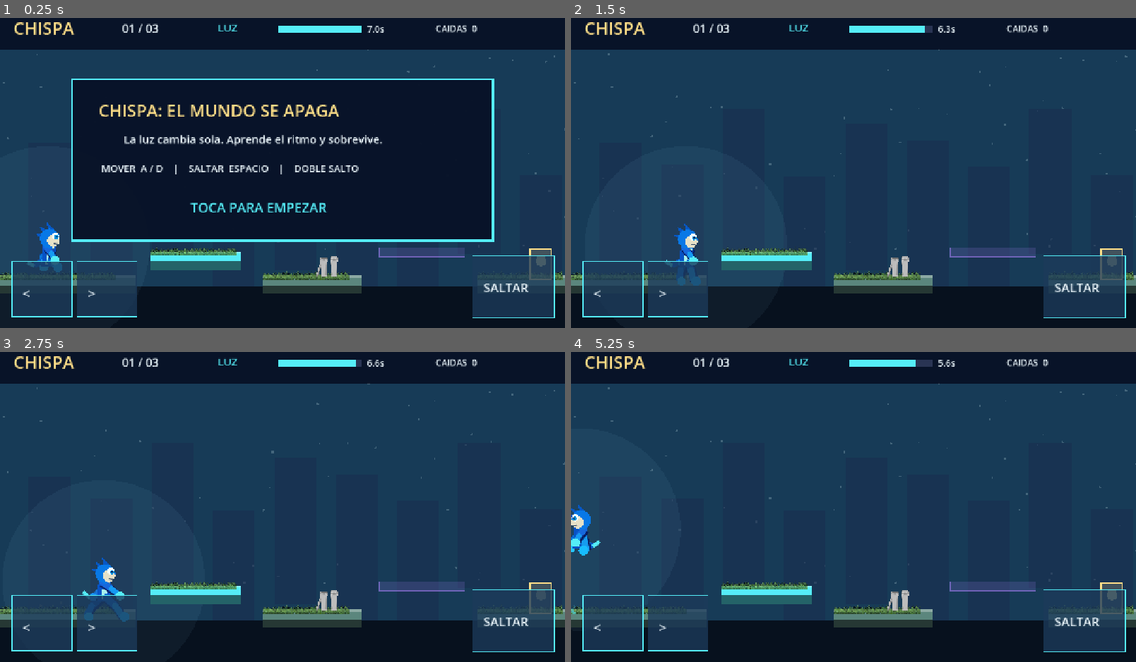
Above: before the commit, frames 1-4 (two rows, left to right).
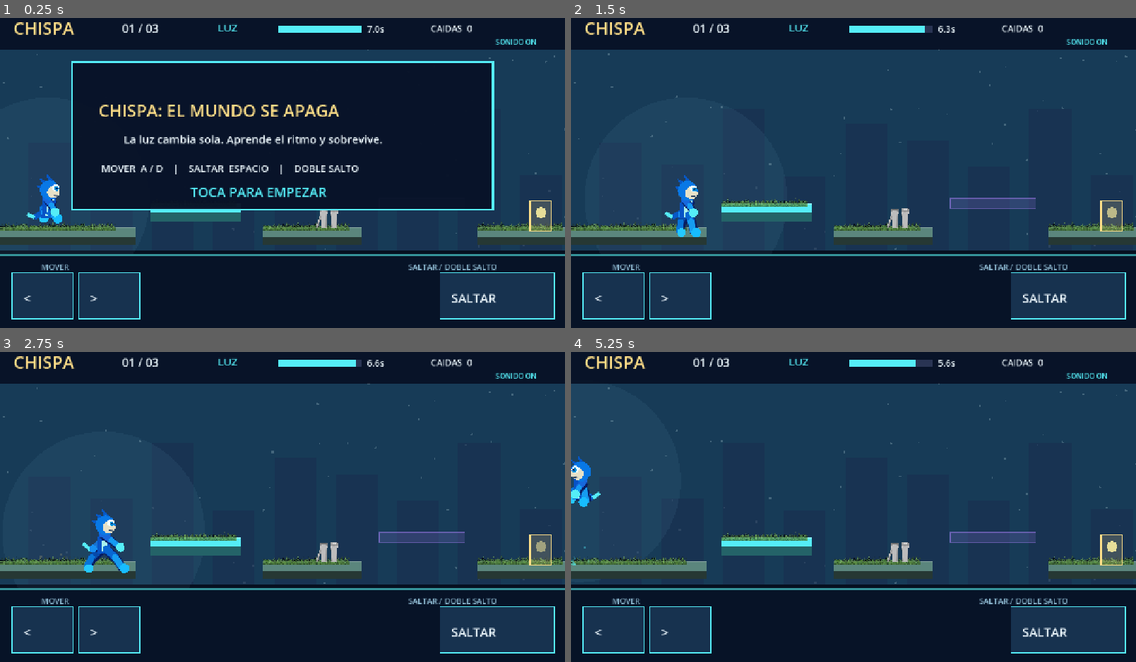
Above: after the commit, the same moments.

Repository: GGastoNN/chispagame
Game: Godot game, scene res://main.tscn
The game is run twice, just before and just after one commit, with the same random seed, the same clock (stepped at 60 frames per second) and the same inputs.
Inputs (mouse positions are in pixels of both pictures, inside the frame that each line leads up to):
- Up to frame 1 (0.25 s): no input
- Up to frame 2 (1.5 s): tap Enter at 0.5, 0.6 s; move the mouse to (977, 154) at 0.52 s; hold D 0.53-1.25 s; click (977, 154) at 0.67 s; tap Space at 0.77 s; tap R at 0.8 s; drag from (740, 185) to (825, 231) at 1.27 s
- Up to frame 3 (2.75 s): move the mouse to (339, 432) at 2.02 s; hold D from 2.03 s (still down); tap Enter at 2.1 s; click (339, 432) at 2.17 s; tap R at 2.3 s
- Up to frame 4 (5.25 s): release D at 2.75 s; drag from (825, 565) to (684, 457) at 2.77 s; move the mouse to (1023, 550) at 3.52 s; hold A 3.53-4.25 s; tap Enter at 3.6, 5.1 s; click (1023, 550) at 3.67 s; tap Space at 3.77, 5 s; tap R at 3.8 s; drag from (684, 457) to (768, 423) at 4.27 s; move the mouse to (881, 503) at 5.02 s; hold A from 5.03 s (still down); click (881, 503) at 5.17 s

The runs differ from the first frame. In frame 1, 28% of the frame differs, in the area x 0-100%, y 2-98%; in frame 2, 19%; in frame 3, 19%; in frame 4, 19%.

Commit message:
Add files via upload

Diff:
--- a/project.godot
+++ b/project.godot
@@ -8,8 +8,10 @@
 [display]
 window/size/viewport_width=1280
 window/size/viewport_height=720
+window/size/window_width_override=1280
+window/size/window_height_override=720
 window/stretch/mode="canvas_items"
-window/handheld/orientation=1
+window/handheld/orientation=0
 
 [rendering]
 renderer/rendering_method="gl_compatibility"
--- a/scripts/game.gd
+++ b/scripts/game.gd
@@ -2,6 +2,8 @@
 # CHISPA PRO - auto-cycling light world, articulated hero, deterministic 2D physics.
 const W := 1280.0
 const H := 720.0
+const PLAY_BOTTOM := 554.0
+const WORLD_RAISE := 110.0
 const PW := 44.0
 const PH := 86.0
 const RUN := 350.0
@@ -52,8 +54,44 @@
 var transition := 0.0
 var best_level := 1
 var starfield: Array = []
+var sfx: Dictionary = {}
+var muted := false
+var warning_played := false
+const SFX = {
+ "jump": preload("res://audio/jump.wav"),
+ "double": preload("res://audio/double_jump.wav"),
+ "land": preload("res://audio/land.wav"),
+ "light": preload("res://audio/phase_light.wav"),
+ "dark": preload("res://audio/phase_dark.wav"),
+ "warning": preload("res://audio/danger.wav"),
+ "lose": preload("res://audio/lose.wav"),
+ "win": preload("res://audio/win.wav"),
+ "start": preload("res://audio/start.wav")
+}
+
+func play_sfx(name: String) -> void:
+ if muted or not sfx.has(name):
+  return
+ var player: AudioStreamPlayer = sfx[name]
+ player.stop()
+ player.play()
+
 
 func _ready() -> void:
+ # Keep the entire playable world above the dedicated touch-control bar.
+ for stage in levels:
+  for platform in stage["platforms"]:
+   platform[1] = int(platform[1]) - int(WORLD_RAISE)
+  for hazard in stage["hazards"]:
+   hazard[1] = int(hazard[1]) - int(WORLD_RAISE)
+  stage["spawn"] = stage["spawn"] - Vector2(0, WORLD_RAISE)
+  stage["goal"] = stage["goal"] - Vector2(0, WORLD_RAISE)
+ for name in SFX:
+  var player := AudioStreamPlayer.new()
+  player.stream = SFX[name]
+  player.volume_db = -6.0 if name == "land" else -3.0
+  add_child(player)
+  sfx[name] = player
  var rng := RandomNumberGenerator.new()
  rng.seed = 99477
  for i in range(56):
@@ -69,6 +107,7 @@
  buffer = 0.0
  air_jump = true
  phase_timer = 0.0
+ warning_played = false
  phase_light = true
  phase_grace = 0.0
  run_cycle = 0.0
@@ -83,6 +122,7 @@
   deaths = 0
  state = 1
  reset_level()
+ play_sfx("start")
 
 func platform_enabled(item: Array) -> bool:
  return int(item[3]) == 0 or (int(item[3]) == 1) == phase_light
@@ -112,19 +152,27 @@
 func _input(e: InputEvent) -> void:
  if e is InputEventScreenTouch:
   if e.pressed:
+   if e.position.x > 1110 and e.position.y < 83:
+    muted = not muted
+    queue_redraw()
+    return
    touches[e.index] = e.position
    if state != 1:
     start()
-   elif e.position.x > 900 and e.position.y > 500:
+   elif e.position.x > 960 and e.position.y >= PLAY_BOTTOM:
     request_jump()
   else:
    touches.erase(e.index)
  elif e is InputEventScreenDrag:
   touches[e.index] = e.position
  elif e is InputEventMouseButton and e.button_index == MOUSE_BUTTON_LEFT and e.pressed:
+  if e.position.x > 1110 and e.position.y < 83:
+   muted = not muted
+   queue_redraw()
+   return
   if state != 1:
    start()
-  elif e.position.x > 900 and e.position.y > 500:
+  elif e.position.x > 960 and e.position.y >= PLAY_BOTTOM:
    request_jump()
 
 func _physics_process(dt: float) -> void:
@@ -145,9 +193,14 @@
   return
  elapsed += dt
  phase_timer += dt
+ if PHASE_SECONDS-phase_timer < WARN_SECONDS and not warning_played:
+  warning_played = true
+  play_sfx("warning")
  if phase_timer >= PHASE_SECONDS:
+  warning_played = false
   phase_timer -= PHASE_SECONDS
   phase_light = not phase_light
+  play_sfx("light" if phase_light else "dark")
   phase_grace = 0.20
   flash = 0.45
   shake = 2.0
@@ -157,7 +210,7 @@
  if Input.is_key_pressed(KEY_A) or Input.is_key_pressed(KEY_LEFT):move_axis -= 1
  if Input.is_key_pressed(KEY_D) or Input.is_key_pressed(KEY_RIGHT):move_axis += 1
  for pt in touches.values():
-  if pt.y > 495:
+  if pt.y >= PLAY_BOTTOM:
    if pt.x < 170: move_axis -= 1
    elif pt.x < 350: move_axis += 1
  move_axis = clampf(move_axis,-1,1)
@@ -172,6 +225,7 @@
   var first := coyote>0
   v.y = JUMP if first else JUMP*0.82
   if not first:air_jump = false
+  play_sfx("jump" if first else "double")
   coyote = 0
   grounded = false
   buffer = 0
@@ -195,13 +249,14 @@
    air_jump = true
    if not was_grounded:
     land_bounce = 0.25
+    play_sfx("land")
     shake = 2
     make_sparks(p+Vector2(PW/2,PH),10,GOLD)
    break
  if not grounded and was_grounded: coyote = 0.11
  if grounded and absf(v.x)>30:run_cycle += absf(v.x)*dt*0.038
  elif not grounded:run_cycle += dt*3.0
- if p.y > H+65:
+ if p.y > PLAY_BOTTOM+80:
   die()
   return
  for hazard in levels[level]["hazards"]:
@@ -215,6 +270,7 @@
  var goal: Vector2 = levels[level]["goal"]
  if Rect2(p,Vector2(PW,PH)).intersects(Rect2(goal,Vector2(50,68))):
   make_sparks(goal+Vector2(20,20),28,GOLD)
+  play_sfx("win")
   level += 1
   if level >= levels.size():
    level = levels.size()-1
@@ -226,6 +282,7 @@
  queue_redraw()
 
 func die() -> void:
+ play_sfx("lose")
  deaths += 1
  shake = 11
  flash = 0.55
@@ -243,7 +300,7 @@
  for j in range(10):
   var skyline := 105+j*139
   draw_rect(Rect2(skyline-40,300+sin(float(j)*2.5)*80,95,330),Color(0.1,0.18,0.31,0.6))
- draw_rect(Rect2(0,625,W,95),Color("07111e"))
+ draw_rect(Rect2(0,PLAY_BOTTOM-10,W,10),Color("061020"))
  if phase_light:
   draw_circle(p+Vector2(18,22),230,Color(0.58,0.88,1,0.055))
  var warning := PHASE_SECONDS-phase_timer < WARN_SECONDS and state == 1
@@ -276,6 +333,11 @@
   c.a = minf(1,q["life"]/q["max"])
   draw_circle(q["p"],3,c)
  draw_hero(p+Vector2(PW/2,PH),facing)
+ # Dedicated opaque control bar; world art never uses this space.
+ draw_rect(Rect2(0,PLAY_BOTTOM,W,H-PLAY_BOTTOM),Color("071327"))
+ draw_line(Vector2(0,PLAY_BOTTOM),Vector2(W,PLAY_BOTTOM),CYAN.darkened(0.38),3.0)
+ label_text("MOVER",Vector2(92,587),18,Color("91bdd5"))
+ label_text("SALTAR / DOBLE SALTO",Vector2(924,587),18,Color("91bdd5"))
  draw_rect(Rect2(0,0,W,86),Color("060d20",0.86))
  label_text("CHISPA",Vector2(30,53),39,GOLD)
  label_text("%02d / %02d" % [level+1,levels.size()],Vector2(276,49),26)
@@ -283,34 +345,35 @@
  draw_rect(Rect2(629,32,190,17),Color("293453"))
  draw_rect(Rect2(629,32,190*(1-phase_timer/PHASE_SECONDS),17),GOLD if warning else (CYAN if phase_light else VIOLET))
  label_text("%0.1fs" % (PHASE_SECONDS-phase_timer),Vector2(831,48),20)
- label_text("CAIDAS  %d" % deaths,Vector2(986,47),20)
- draw_control(Rect2(26,568,136,125),"<")
- draw_control(Rect2(174,568,136,125),">")
- draw_control(Rect2(1070,555,185,140),"SALTAR")
+ label_text("CAIDAS  %d" % deaths,Vector2(975,47),20)
+ label_text("SONIDO ON" if not muted else "MUTE",Vector2(1122,76),16,CYAN if not muted else GOLD)
+ draw_control(Rect2(27,594,138,105),"<")
+ draw_control(Rect2(178,594,138,105),">")
+ draw_control(Rect2(996,594,260,105),"SALTAR")
  if warning:
   draw_rect(Rect2(403,90,480,49),Color("2a203f",0.86))
   label_text("CAMBIO DE FASE INMINENTE",Vector2(434,125),22,GOLD)
  if flash>0:draw_rect(Rect2(0,0,W,H),Color(0.77,0.94,1,flash*0.2))
  if state!=1:
-  draw_rect(Rect2(163,155,953,366),Color("081227",0.96))
-  draw_rect(Rect2(163,155,953,366),CYAN,false,3)
+  draw_rect(Rect2(163,115,953,336),Color("081227",0.96))
+  draw_rect(Rect2(163,115,953,336),CYAN,false,3)
   if state==0:
    label_text("CHISPA: EL MUNDO SE APAGA",Vector2(223,240),38,GOLD)
    label_text("La luz cambia sola. Aprende el ritmo y sobrevive.",Vector2(280,300),25)
    label_text("MOVER  A / D    |    SALTAR  ESPACIO    |    DOBLE SALTO",Vector2(229,365),22)
-   label_text("TOCA PARA EMPEZAR",Vector2(431,457),30,CYAN)
+   label_text("TOCA PARA EMPEZAR",Vector2(431,422),30,CYAN)
   elif state==2:
    label_text("NIVEL SUPERADO",Vector2(444,255),39,GOLD)
    label_text("TOCA PARA CONTINUAR",Vector2(423,405),28,CYAN)
   else:
    label_text("EL MUNDO VUELVE A BRILLAR",Vector2(306,250),38,GOLD)
    label_text("TERMINASTE LOS 3 NIVELES",Vector2(392,352),27)
-   label_text("TOCA PARA REINICIAR",Vector2(430,428),25,CYAN)
+   label_text("TOCA PARA REINICIAR",Vector2(430,416),25,CYAN)
 
 func draw_control(rect: Rect2, caption: String) -> void:
  draw_rect(rect,Color("1c3a5a",0.79))
  draw_rect(rect,CYAN,false,2)
- label_text(caption,rect.position+Vector2(25,83),28,WHITE)
+ label_text(caption,rect.position+Vector2(26,68),28,WHITE)
 
 # Character animation rig: separate head, chest, upper/lower arms, upper/lower legs,
 # feet and tail. Angles respond to grounded running, acceleration and vertical speed.
Not shown, changed: README.md
Not shown, added: audio/danger.wav
Not shown, added: audio/double_jump.wav
Not shown, added: audio/jump.wav
Not shown, added: audio/land.wav
Not shown, added: audio/lose.wav
Not shown, added: audio/phase_dark.wav
Not shown, added: audio/phase_light.wav
Not shown, added: audio/start.wav
Not shown, added: audio/win.wav
